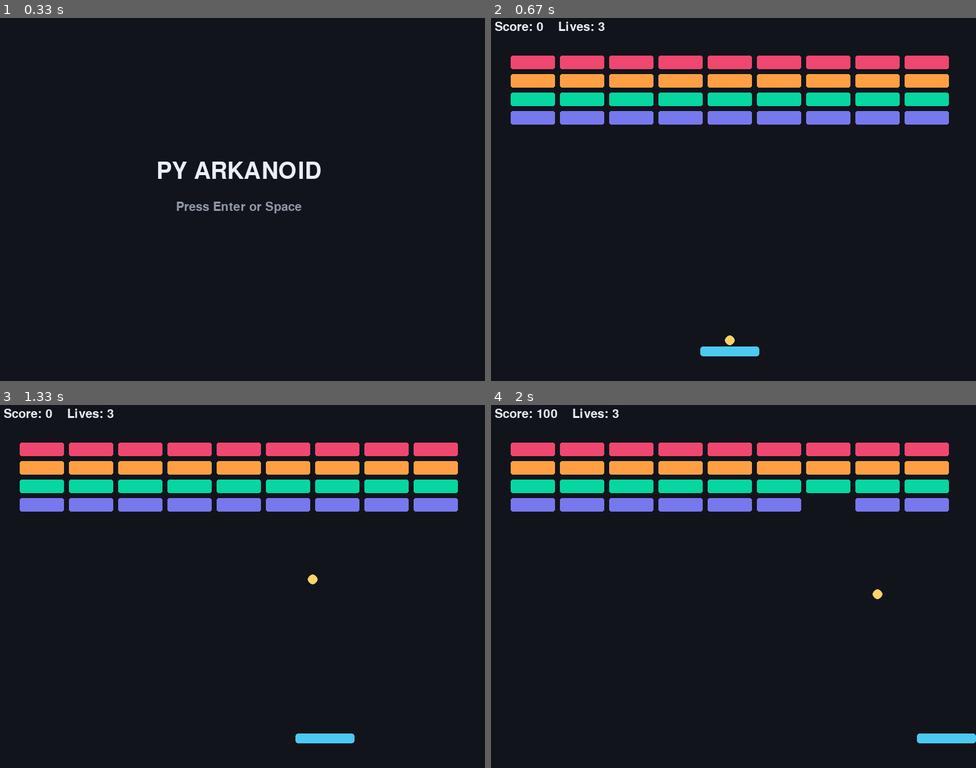
Above: before the commit, frames 1-4 (two rows, left to right).
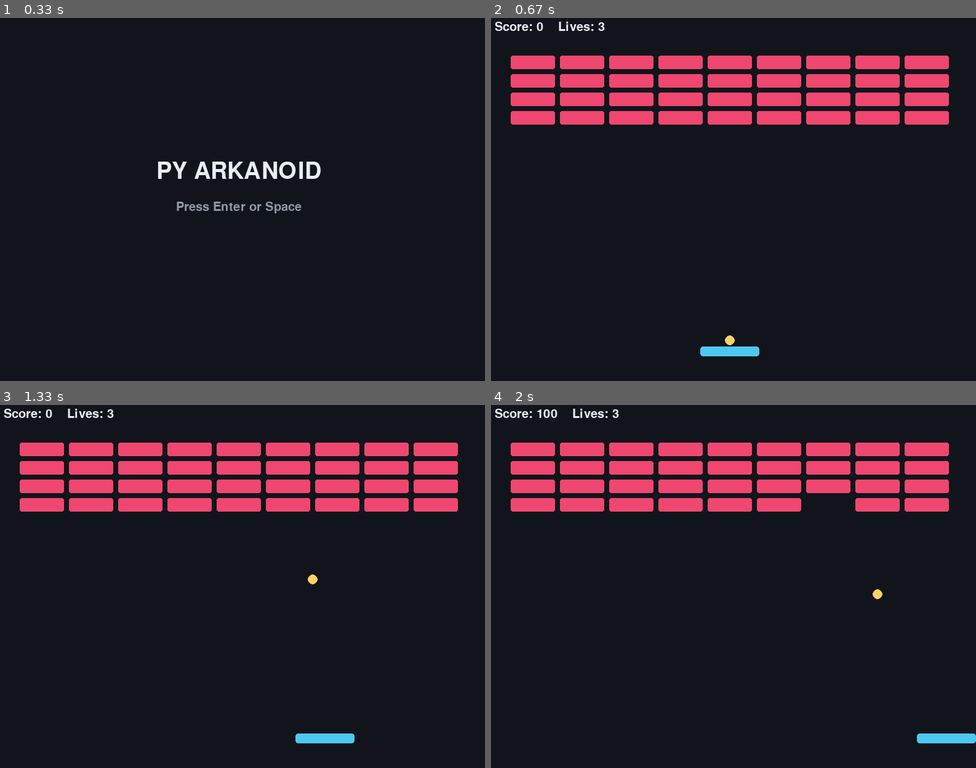
Above: after the commit, the same moments.

Repository: abr-ya/py-arkanoid
Game: pygame game, started from src/arkanoid/__main__.py
The game is run twice, just before and just after one commit, with the same random seed, the same clock (stepped at 60 frames per second) and the same inputs.
Inputs:
- Up to frame 1 (0.33 s): no input
- Up to frame 2 (0.67 s): tap Space at 0.33 s
- Up to frame 3 (1.33 s): tap Space at 0.67, 1.07 s; hold Right from 1 s (still down)
- Up to frame 4 (2 s): tap Space at 1.37, 1.57, 1.87 s; release Right at 1.47 s; hold Right 1.5-1.97 s

Frame 1 is identical in both runs. In frame 2, 9.1% of the frame differs, in the area x 4-95%, y 15-30%; in frame 3, 9.1%; in frame 4, 8.8%.

Commit message:
feat: Add configurable levels and brick types

Diff:
--- /dev/null
+++ b/levels/level_01.yaml
@@ -0,0 +1,15 @@
+number: 1
+name: "Training Wall"
+ball_speed_multiplier: 1.0
+paddle_width: 96
+bricks:
+  left: 44
+  top: 72
+  width: 72
+  height: 22
+  gap: 8
+  rows:
+    - "111111111"
+    - "111111111"
+    - "111111111"
+    - "111111111"
--- a/src/arkanoid/core/game.py
+++ b/src/arkanoid/core/game.py
@@ -2,49 +2,39 @@
 
 from dataclasses import dataclass, field
 
+from arkanoid.core.levels import LevelConfig, create_bricks_for_level, load_level
 from arkanoid.core.models import Ball, Brick, Paddle, Playfield, Rect
 from arkanoid.core.state import GameState, toggle_pause
 
 BRICK_SCORE = 100
+LEVEL_CLEAR_SECONDS = 0.8
 
 
 def create_starter_bricks() -> list[Brick]:
-    rows = 4
-    columns = 9
-    gap = 8
-    brick_width = 72
-    brick_height = 22
-    left = 44
-    top = 72
-    return [
-        Brick(
-            x=left + column * (brick_width + gap),
-            y=top + row * (brick_height + gap),
-            width=brick_width,
-            height=brick_height,
-        )
-        for row in range(rows)
-        for column in range(columns)
-    ]
+    return create_bricks_for_level(load_level())
 
 
 @dataclass(slots=True)
 class GameSession:
     playfield: Playfield = field(default_factory=Playfield)
     state: GameState = GameState.MENU
+    level: LevelConfig = field(default_factory=load_level)
     paddle: Paddle = field(init=False)
     ball: Ball = field(init=False)
-    bricks: list[Brick] = field(default_factory=create_starter_bricks)
+    bricks: list[Brick] = field(init=False)
     lives: int = 3
     score: int = 0
+    level_clear_timer: float = 0
     wants_quit: bool = False
 
     def __post_init__(self) -> None:
         self.paddle = Paddle(
-            x=(self.playfield.width - 96) / 2,
+            x=(self.playfield.width - self.level.paddle_width) / 2,
             y=self.playfield.height - 56,
+            width=self.level.paddle_width,
         )
         self.ball = Ball(x=0, y=0)
+        self.bricks = create_bricks_for_level(self.level)
         self.reset_ball()
 
     def start(self) -> None:
@@ -52,11 +42,13 @@
             fresh = create_session()
             self.playfield = fresh.playfield
             self.state = GameState.PLAYING
+            self.level = fresh.level
             self.paddle = fresh.paddle
             self.ball = fresh.ball
             self.bricks = fresh.bricks
             self.lives = fresh.lives
             self.score = fresh.score
+            self.level_clear_timer = 0
             self.wants_quit = False
 
     def restart(self) -> None:
@@ -74,9 +66,13 @@
 
     def launch_ball(self) -> None:
         if self.state is GameState.PLAYING:
-            self.ball.launch()
+            self.ball.launch(self.level.ball_speed_multiplier)
 
     def update(self, dt: float, paddle_direction: float = 0) -> None:
+        if self.state is GameState.LEVEL_CLEAR:
+            self._update_level_clear(dt)
+            return
+
         if self.state is not GameState.PLAYING:
             return
 
@@ -112,8 +108,8 @@
         offset = (self.ball.x - self.paddle.center_x) / (self.paddle.width / 2)
         offset = max(-1, min(1, offset))
         self.ball.y = self.paddle.y - self.ball.radius
-        self.ball.vx = offset * 300
-        self.ball.vy = -360
+        self.ball.vx = offset * 300 * self.level.ball_speed_multiplier
+        self.ball.vy = -360 * self.level.ball_speed_multiplier
 
     def _handle_brick_collision(self) -> None:
         ball_rect = self.ball.rect
@@ -124,8 +120,39 @@
             self._reflect_from_rect(brick.rect)
             if brick.hit():
                 self.bricks.remove(brick)
-                self.score += BRICK_SCORE
+                self.score += brick.score
+                if brick.grants_extra_life:
+                    self.lives += 1
+                if self.is_level_cleared():
+                    self._start_level_clear()
             break
+
+    def is_level_cleared(self) -> bool:
+        return all(not brick.destructible for brick in self.bricks)
+
+    def _start_level_clear(self) -> None:
+        self.state = GameState.LEVEL_CLEAR
+        self.level_clear_timer = LEVEL_CLEAR_SECONDS
+        self.ball.attached = True
+
+    def _update_level_clear(self, dt: float) -> None:
+        self.level_clear_timer -= dt
+        if self.level_clear_timer > 0:
+            return
+        self._load_next_level()
+
+    def _load_next_level(self) -> None:
+        next_level_number = self.level.number + 1
+        self.level = load_level(next_level_number)
+        self.paddle = Paddle(
+            x=(self.playfield.width - self.level.paddle_width) / 2,
+            y=self.playfield.height - 56,
+            width=self.level.paddle_width,
+        )
+        self.bricks = create_bricks_for_level(self.level)
+        self.reset_ball()
+        self.level_clear_timer = 0
+        self.state = GameState.PLAYING
 
     def _reflect_from_rect(self, rect: Rect) -> None:
         dx_left = abs(self.ball.rect.right - rect.left)
--- /dev/null
+++ b/src/arkanoid/core/levels.py
@@ -0,0 +1,214 @@
+from __future__ import annotations
+
+from dataclasses import dataclass, field
+from pathlib import Path
+from typing import Any
+
+from arkanoid.core.models import Brick, BrickType, create_brick
+
+DEFAULT_LEVEL_NUMBER = 1
+DEFAULT_LEVEL_NAME = "Training Wall"
+DEFAULT_BALL_SPEED_MULTIPLIER = 1.0
+DEFAULT_PADDLE_WIDTH = 96.0
+DEFAULT_BRICK_LEFT = 44.0
+DEFAULT_BRICK_TOP = 72.0
+DEFAULT_BRICK_WIDTH = 72.0
+DEFAULT_BRICK_HEIGHT = 22.0
+DEFAULT_BRICK_GAP = 8.0
+DEFAULT_BRICK_ROWS = ("111111111", "111111111", "111111111", "111111111")
+DEFAULT_BRICK_SYMBOLS = {
+    "1": BrickType.NORMAL,
+    "N": BrickType.NORMAL,
+    "2": BrickType.STRONG,
+    "S": BrickType.STRONG,
+    "B": BrickType.BONUS_MARKER,
+    "X": BrickType.INDESTRUCTIBLE,
+    "L": BrickType.EXTRA_LIFE,
+}
+
+
+@dataclass(frozen=True, slots=True)
+class BrickLayout:
+    rows: tuple[str, ...]
+    left: float = DEFAULT_BRICK_LEFT
+    top: float = DEFAULT_BRICK_TOP
+    width: float = DEFAULT_BRICK_WIDTH
+    height: float = DEFAULT_BRICK_HEIGHT
+    gap: float = DEFAULT_BRICK_GAP
+
+
+@dataclass(frozen=True, slots=True)
+class LevelConfig:
+    number: int = DEFAULT_LEVEL_NUMBER
+    name: str = DEFAULT_LEVEL_NAME
+    ball_speed_multiplier: float = DEFAULT_BALL_SPEED_MULTIPLIER
+    paddle_width: float = DEFAULT_PADDLE_WIDTH
+    bricks: BrickLayout = field(default_factory=lambda: BrickLayout(rows=DEFAULT_BRICK_ROWS))
+
+
+def default_level(level_number: int = DEFAULT_LEVEL_NUMBER) -> LevelConfig:
+    return LevelConfig(number=level_number)
+
+
+def default_levels_dir() -> Path:
+    return Path.cwd() / "levels"
+
+
+def load_level(level_number: int = DEFAULT_LEVEL_NUMBER, levels_dir: Path | None = None) -> LevelConfig:
+    path = (levels_dir or default_levels_dir()) / f"level_{level_number:02}.yaml"
+    try:
+        raw = _parse_level_yaml(path)
+        return _level_from_mapping(raw)
+    except (OSError, TypeError, ValueError):
+        return default_level(level_number)
+
+
+def create_bricks_for_level(level: LevelConfig) -> list[Brick]:
+    bricks: list[Brick] = []
+    for row_index, row in enumerate(level.bricks.rows):
+        for column_index, cell in enumerate(row):
+            if cell in {" ", ".", "0", "_"}:
+                continue
+            brick_type = DEFAULT_BRICK_SYMBOLS.get(cell)
+            if brick_type is None:
+                continue
+            bricks.append(
+                create_brick(
+                    x=level.bricks.left + column_index * (level.bricks.width + level.bricks.gap),
+                    y=level.bricks.top + row_index * (level.bricks.height + level.bricks.gap),
+                    width=level.bricks.width,
+                    height=level.bricks.height,
+                    type=brick_type,
+                )
+            )
+    return bricks
+
+
+def _level_from_mapping(raw: dict[str, Any]) -> LevelConfig:
+    bricks = raw.get("bricks")
+    if not isinstance(bricks, dict):
+        raise ValueError("level config requires bricks")
+
+    rows = bricks.get("rows")
+    if (
+        not isinstance(rows, list)
+        or not rows
+        or not all(isinstance(row, str) and row for row in rows)
+    ):
+        raise ValueError("level config requires non-empty brick rows")
+
+    layout = BrickLayout(
+        rows=tuple(rows),
+        left=_read_float(bricks, "left", DEFAULT_BRICK_LEFT),
+        top=_read_float(bricks, "top", DEFAULT_BRICK_TOP),
+        width=_read_positive_float(bricks, "width", DEFAULT_BRICK_WIDTH),
+        height=_read_positive_float(bricks, "height", DEFAULT_BRICK_HEIGHT),
+        gap=_read_float(bricks, "gap", DEFAULT_BRICK_GAP),
+    )
+    return LevelConfig(
+        number=_read_int(raw, "number", DEFAULT_LEVEL_NUMBER),
+        name=_read_str(raw, "name", DEFAULT_LEVEL_NAME),
+        ball_speed_multiplier=_read_positive_float(
+            raw,
+            "ball_speed_multiplier",
+            DEFAULT_BALL_SPEED_MULTIPLIER,
+        ),
+        paddle_width=_read_positive_float(raw, "paddle_width", DEFAULT_PADDLE_WIDTH),
+        bricks=layout,
+    )
+
+
+def _parse_level_yaml(path: Path) -> dict[str, Any]:
+    raw: dict[str, Any] = {}
+    bricks: dict[str, Any] | None = None
+    in_rows = False
+
+    for line in path.read_text(encoding="utf-8").splitlines():
+        content = line.split("#", 1)[0].rstrip()
+        if not content.strip():
+            continue
+
+        stripped = content.strip()
+        indent = len(content) - len(content.lstrip(" "))
+
+        if indent == 0:
+            in_rows = False
+            if stripped == "bricks:":
+                bricks = {}
+                raw["bricks"] = bricks
+                continue
+            key, value = _split_scalar(stripped)
+            raw[key] = _parse_scalar(value)
+            continue
+
+        if bricks is None or indent != 2:
+            if not (in_rows and indent == 4 and stripped.startswith("- ")):
+                raise ValueError("unsupported level config shape")
+
+        if in_rows and indent == 4 and stripped.startswith("- "):
+            rows = bricks.setdefault("rows", [])
+            if not isinstance(rows, list):
+                raise ValueError("brick rows must be a list")
+            rows.append(_parse_scalar(stripped[2:]))
+            continue
+
+        key, value = _split_scalar(stripped)
+        if key == "rows":
+            if value:
+                raise ValueError("brick rows must use list items")
+            bricks[key] = []
+            in_rows = True
+            continue
+        bricks[key] = _parse_scalar(value)
+
+    return raw
+
+
+def _split_scalar(line: str) -> tuple[str, str]:
+    if ":" not in line:
+        raise ValueError("expected key-value pair")
+    key, value = line.split(":", 1)
+    key = key.strip()
+    if not key:
+        raise ValueError("missing key")
+    return key, value.strip()
+
+
+def _parse_scalar(value: str) -> str | int | float:
+    if len(value) >= 2 and value[0] == value[-1] and value[0] in {'"', "'"}:
+        return value[1:-1]
+    try:
+        return int(value)
+    except ValueError:
+        try:
+            return float(value)
+        except ValueError:
+            return value
+
+
+def _read_str(raw: dict[str, Any], key: str, default: str) -> str:
+    value = raw.get(key, default)
+    if not isinstance(value, str) or not value:
+        raise ValueError(f"{key} must be a non-empty string")
+    return value
+
+
+def _read_int(raw: dict[str, Any], key: str, default: int) -> int:
+    value = raw.get(key, default)
+    if not isinstance(value, int):
+        raise ValueError(f"{key} must be an integer")
+    return value
+
+
+def _read_float(raw: dict[str, Any], key: str, default: float) -> float:
+    value = raw.get(key, default)
+    if not isinstance(value, int | float):
+        raise ValueError(f"{key} must be numeric")
+    return float(value)
+
+
+def _read_positive_float(raw: dict[str, Any], key: str, default: float) -> float:
+    value = _read_float(raw, key, default)
+    if value <= 0:
+        raise ValueError(f"{key} must be positive")
+    return value
--- a/src/arkanoid/core/models.py
+++ b/src/arkanoid/core/models.py
@@ -1,6 +1,7 @@
 from __future__ import annotations
 
 from dataclasses import dataclass
+from enum import Enum
 
 
 @dataclass(slots=True)
@@ -91,11 +92,66 @@
         self.vy = 0
         self.attached = True
 
-    def launch(self) -> None:
+    def launch(self, speed_multiplier: float = 1.0) -> None:
         if self.attached:
-            self.vx = 180
-            self.vy = -360
+            self.vx = 180 * speed_multiplier
+            self.vy = -360 * speed_multiplier
             self.attached = False
+
+
+class BrickType(Enum):
+    NORMAL = "normal"
+    STRONG = "strong"
+    BONUS_MARKER = "bonus-marker"
+    INDESTRUCTIBLE = "indestructible"
+    EXTRA_LIFE = "extra-life"
+
+
+@dataclass(frozen=True, slots=True)
+class BrickTypeDefinition:
+    type: BrickType
+    hp: int
+    score: int = 100
+    destructible: bool = True
+    grants_extra_life: bool = False
+    bonus_marker: str | None = None
+    visual_state: str = "normal"
+
+
+BRICK_TYPES: dict[BrickType, BrickTypeDefinition] = {
+    BrickType.NORMAL: BrickTypeDefinition(
+        type=BrickType.NORMAL,
+        hp=1,
+        visual_state="normal",
+    ),
+    BrickType.STRONG: BrickTypeDefinition(
+        type=BrickType.STRONG,
+        hp=2,
+        score=150,
+        visual_state="strong",
+    ),
+    BrickType.BONUS_MARKER: BrickTypeDefinition(
+        type=BrickType.BONUS_MARKER,
+        hp=1,
+        score=125,
+        bonus_marker="future-power-up",
+        visual_state="bonus",
+    ),
+    BrickType.INDESTRUCTIBLE: BrickTypeDefinition(
+        type=BrickType.INDESTRUCTIBLE,
+        hp=1,
+        score=0,
+        destructible=False,
+        visual_state="indestructible",
+    ),
+    BrickType.EXTRA_LIFE: BrickTypeDefinition(
+        type=BrickType.EXTRA_LIFE,
+        hp=1,
+        score=100,
+        grants_extra_life=True,
+        visual_state="extra-life",
+    ),
+}
 
 
 @dataclass(slots=True)
@@ -105,11 +161,47 @@
     width: float = 64
     height: float = 22
     hp: int = 1
+    type: BrickType = BrickType.NORMAL
+    score: int = 100
+    destructible: bool = True
+    grants_extra_life: bool = False
+    bonus_marker: str | None = None
 
     @property
     def rect(self) -> Rect:
         return Rect(self.x, self.y, self.width, self.height)
 
+    @property
+    def visual_state(self) -> str:
+        if self.type is BrickType.STRONG and self.hp == 1:
+            return "strong-damaged"
+        return BRICK_TYPES[self.type].visual_state
+
     def hit(self) -> bool:
+        if not self.destructible:
+            return False
         self.hp -= 1
         return self.hp <= 0
+
+
+def create_brick(
+    *,
+    x: float,
+    y: float,
+    width: float = 64,
+    height: float = 22,
+    type: BrickType = BrickType.NORMAL,
+) -> Brick:
+    definition = BRICK_TYPES[type]
+    return Brick(
+        x=x,
+        y=y,
+        width=width,
+        height=height,
+        hp=definition.hp,
+        type=definition.type,
+        score=definition.score,
+        destructible=definition.destructible,
+        grants_extra_life=definition.grants_extra_life,
+        bonus_marker=definition.bonus_marker,
+    )
--- a/src/arkanoid/core/state.py
+++ b/src/arkanoid/core/state.py
@@ -4,6 +4,7 @@
 class GameState(Enum):
     MENU = auto()
     PLAYING = auto()
+    LEVEL_CLEAR = auto()
     PAUSED = auto()
     GAME_OVER = auto()
 
--- a/src/arkanoid/pygame_app.py
+++ b/src/arkanoid/pygame_app.py
@@ -17,6 +17,14 @@
 PADDLE = (76, 201, 240)
 BALL = (255, 209, 102)
 BRICK_COLORS = [(239, 71, 111), (255, 159, 67), (6, 214, 160), (118, 120, 237)]
+BRICK_STATE_COLORS = {
+    "normal": (239, 71, 111),
+    "strong": (255, 159, 67),
+    "strong-damaged": (255, 209, 102),
+    "bonus": (118, 120, 237),
+    "indestructible": (144, 153, 166),
+    "extra-life": (6, 214, 160),
+}
 
 
 def run() -> None:
@@ -86,6 +94,8 @@
 
     if session.state is GameState.PAUSED:
         _draw_centered(screen, title_font, "PAUSED", HEIGHT / 2 - 16, FOREGROUND)
+    elif session.state is GameState.LEVEL_CLEAR:
+        _draw_centered(screen, title_font, "LEVEL CLEAR", HEIGHT / 2 - 16, FOREGROUND)
     elif session.state is GameState.GAME_OVER:
         _draw_centered(screen, title_font, "GAME OVER", HEIGHT / 2 - 42, FOREGROUND)
         _draw_centered(screen, font, f"Final score: {session.score}", HEIGHT / 2 + 12, MUTED)
@@ -108,7 +118,10 @@
     for index, brick in enumerate(session.bricks):
         pygame.draw.rect(
             screen,
-            BRICK_COLORS[index // 9 % len(BRICK_COLORS)],
+            BRICK_STATE_COLORS.get(
+                brick.visual_state,
+                BRICK_COLORS[index // 9 % len(BRICK_COLORS)],
+            ),
             _to_pygame_rect(brick.rect),
             border_radius=3,
         )
--- a/tests/test_core_game.py
+++ b/tests/test_core_game.py
@@ -1,5 +1,11 @@
 from arkanoid.core.game import BRICK_SCORE, create_session
-from arkanoid.core.models import Brick
+from arkanoid.core.levels import (
+    DEFAULT_BRICK_ROWS,
+    DEFAULT_LEVEL_NAME,
+    create_bricks_for_level,
+    load_level,
+)
+from arkanoid.core.models import Brick, BrickType, create_brick
 from arkanoid.core.state import GameState, toggle_pause
 
 
@@ -101,3 +107,148 @@
 
     assert session.lives == 0
     assert session.state is GameState.GAME_OVER
+
+
+def test_valid_level_config_loads_layout_and_settings(tmp_path) -> None:
+    levels_dir = tmp_path / "levels"
+    levels_dir.mkdir()
+    (levels_dir / "level_01.yaml").write_text(
+        "\n".join(
+            [
+                "number: 1",
+                'name: "Tiny Test"',
+                "ball_speed_multiplier: 1.25",
+                "paddle_width: 120",
+                "bricks:",
+                "  left: 10",
+                "  top: 20",
+                "  width: 30",
+                "  height: 12",
+                "  gap: 2",
+                "  rows:",
+                '    - "101"',
+                '    - "010"',
+            ]
+        ),
+        encoding="utf-8",
+    )
+
+    level = load_level(levels_dir=levels_dir)
+    bricks = create_bricks_for_level(level)
+
+    assert level.name == "Tiny Test"
+    assert level.ball_speed_multiplier == 1.25
+    assert level.paddle_width == 120
+    assert len(bricks) == 3
+    assert bricks[0].x == 10
+    assert bricks[0].y == 20
+    assert bricks[1].x == 74
+    assert bricks[2].x == 42
+    assert bricks[2].y == 34
+
+
+def test_invalid_or_missing_level_config_falls_back(tmp_path) -> None:
+    missing = load_level(levels_dir=tmp_path)
+    assert missing.name == DEFAULT_LEVEL_NAME
+    assert missing.bricks.rows == DEFAULT_BRICK_ROWS
+
+    levels_dir = tmp_path / "levels"
+    levels_dir.mkdir()
+    (levels_dir / "level_01.yaml").write_text(
+        "\n".join(
+            [
+                "number: 1",
+                'name: "Broken"',
+                "bricks:",
+                "  rows:",
+            ]
+        ),
+        encoding="utf-8",
+    )
+
+    invalid = load_level(levels_dir=levels_dir)
+    assert invalid.name == DEFAULT_LEVEL_NAME
+
+
+def test_session_uses_loaded_level_layout() -> None:
+    session = create_session()
+
+    assert session.level.name == DEFAULT_LEVEL_NAME
+    assert session.paddle.width == session.level.paddle_width
+    assert len(session.bricks) == len(DEFAULT_BRICK_ROWS) * len(DEFAULT_BRICK_ROWS[0])
+
+
+def test_strong_brick_requires_two_hits() -> None:
+    brick = create_brick(x=0, y=0, type=BrickType.STRONG)
+
+    assert not brick.hit()
+    assert brick.hp == 1
+    assert brick.visual_state == "strong-damaged"
+    assert brick.hit()
+
+
+def test_indestructible_brick_survives_hits_and_does_not_block_clear() -> None:
+    session = create_session()
+    session.start()
+    brick = create_brick(x=100, y=100, type=BrickType.INDESTRUCTIBLE)
+    session.bricks = [brick]
+    session.ball.attached = False
+    session.ball.x = 110
+    session.ball.y = 110
+    session.ball.vx = 0
+    session.ball.vy = -200
+
+    session.update(0)
+
+    assert brick in session.bricks
+    assert session.score == 0
+    assert session.is_level_cleared()
+
+
+def test_extra_life_brick_grants_life_when_destroyed() -> None:
+    session = create_session()
+    session.start()
+    brick = create_brick(x=100, y=100, type=BrickType.EXTRA_LIFE)
+    session.bricks = [brick]
+    session.ball.attached = False
+    session.ball.x = 110
+    session.ball.y = 110
+    session.ball.vx = 0
+    session.ball.vy = -200
+
+    session.update(0)
+
+    assert brick not in session.bricks
+    assert session.lives == 4
+
+
+def test_bonus_marker_brick_scores_without_spawning_power_up() -> None:
+    brick = create_brick(x=0, y=0, type=BrickType.BONUS_MARKER)
+
+    assert brick.bonus_marker == "future-power-up"
+    assert brick.hit()
+
+
+def test_level_clear_starts_transition_and_next_level_preserves_score() -> None:
+    session = create_session()
+    session.start()
+    brick = create_brick(x=100, y=100)
+    session.bricks = [brick]
+    session.ball.attached = False
+    session.ball.x = 110
+    session.ball.y = 110
+    session.ball.vx = 0
+    session.ball.vy = -200
+
+    session.update(0)
+
+    assert session.state is GameState.LEVEL_CLEAR
+    assert session.score == BRICK_SCORE
+
+    session.update(1)
+
+    assert session.state is GameState.PLAYING
+    assert session.level.number == 2
+    assert session.score == BRICK_SCORE
+    assert session.lives == 3
+    assert session.bricks
Not shown, changed: README.md
Not shown, changed: openspec/backlog.md
Not shown, changed: openspec/changes/feature-02-add-levels-and-brick-types/tasks.md
